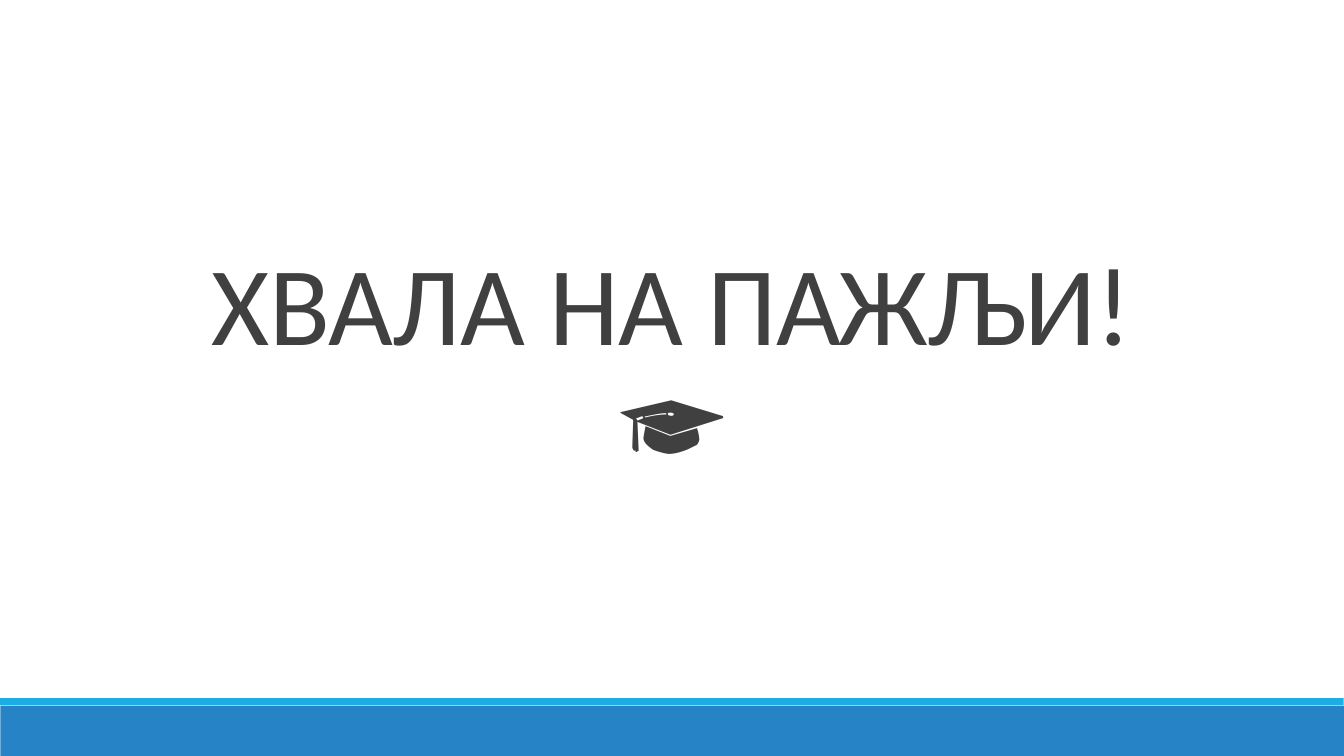
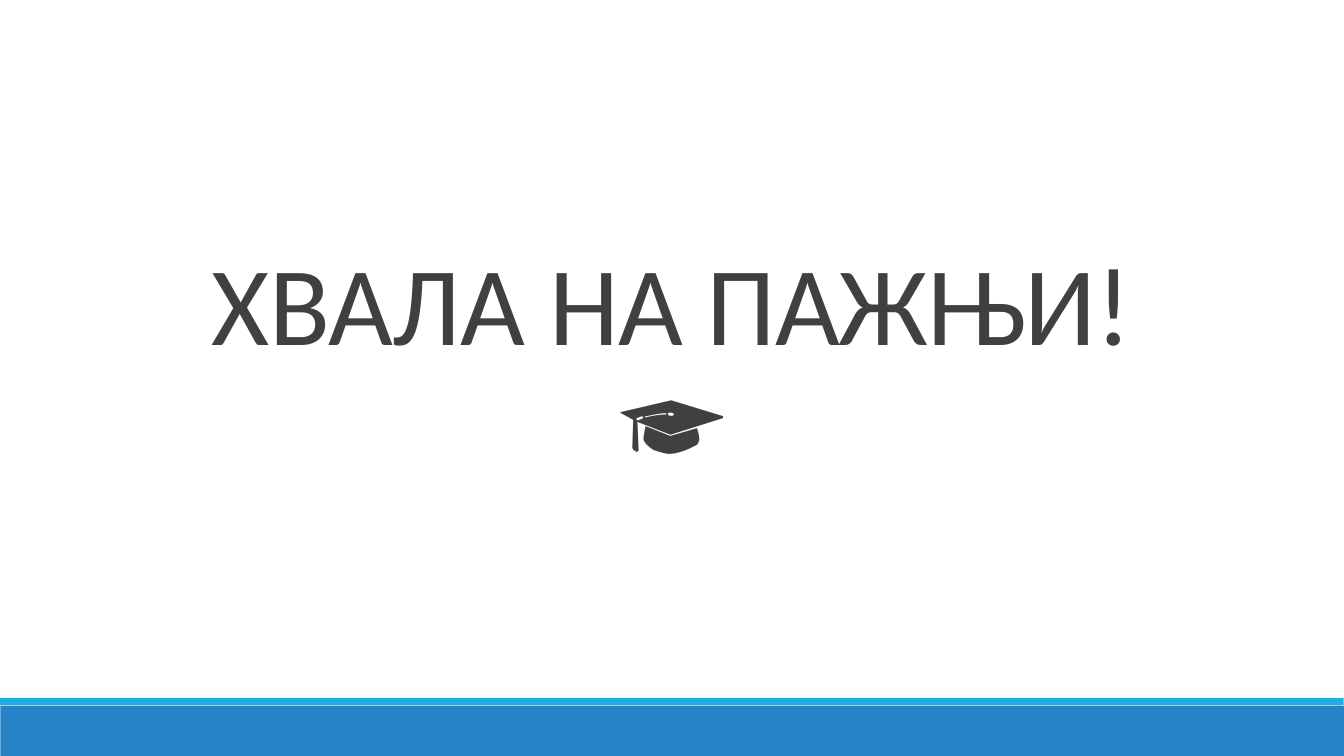
Before and after one commit to bxgda/diplomski-rad, a slide deck: slide 39 of PREZENTACIJA_JB.pptx (slide 40 before the commit). Drawn at 1344x756 pixels with LibreOffice and Linux fonts; fonts in the diff are those of the drawing. Boxes give left, top, right and bottom in pixels: in the first picture for what was removed or moved away, otherwise in the second. Text is boxed around its words. In the diff, an @@ line names an element or a change of style, - is before the commit and + after.

```diff
--- a/PREZENTACIJA_JB.pptx
+++ b/PREZENTACIJA_JB.pptx
@@ text at (x1=212, y1=269, x2=1132, y2=346): text changed @@
-ХВАЛА НА ПАЖЉИ!
+ХВАЛА НА ПАЖЊИ!
```
Also in this commit, not shown: 9 other slides changed, 1 slide removed.
